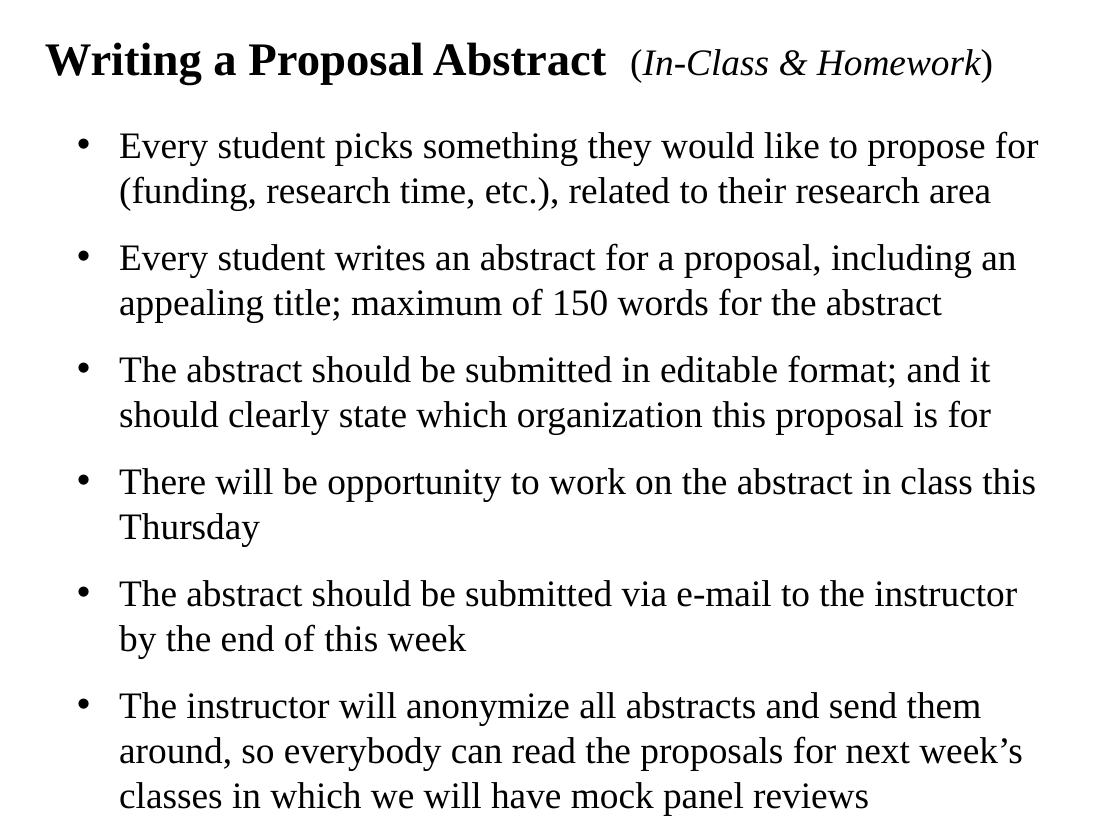
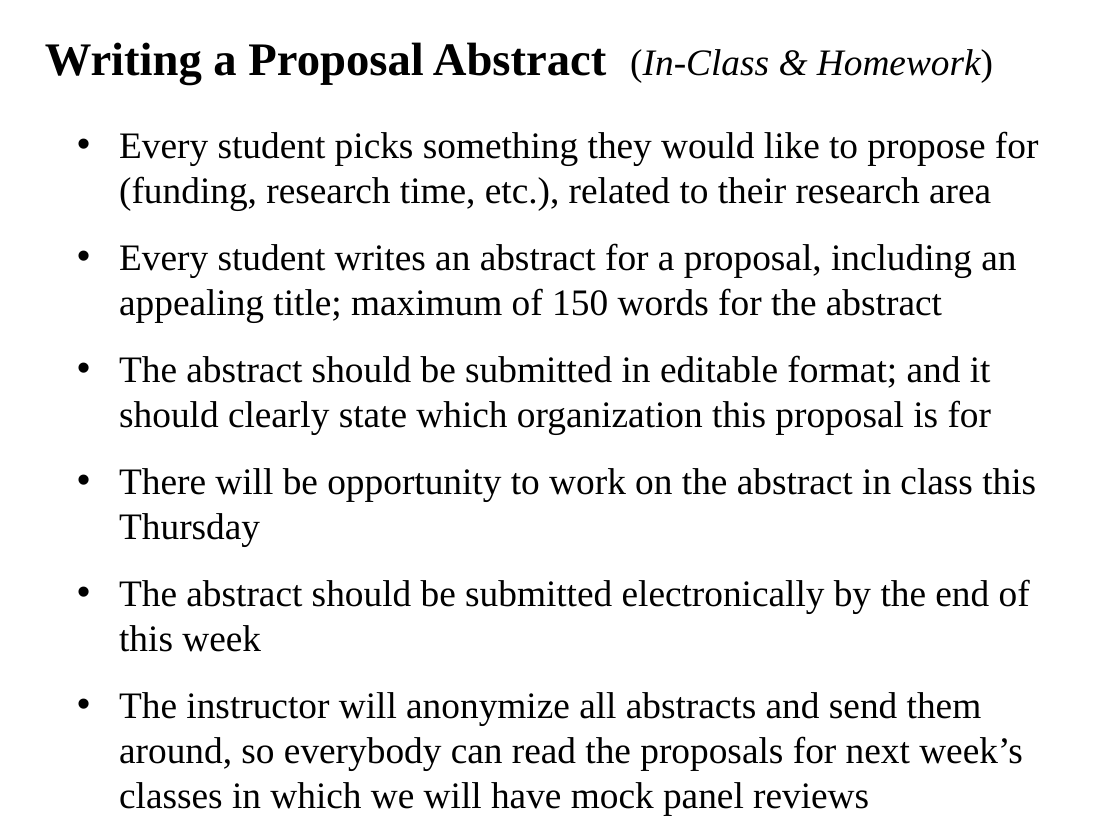
Before and after one commit to ajvanderhorst/PhysicsCapstoneGW, a slide deck: slide 5 of Topics/Slides/ClassWriting6ProposalAbstract.pptx. Drawn at 1120x840 pixels with LibreOffice and Linux fonts; fonts in the diff are those of the drawing. Boxes give left, top, right and bottom in pixels: in the first picture for what was removed or moved away, otherwise in the second. Text is boxed around its words. In the diff, an @@ line names an element or a change of style, - is before the commit and + after.

```diff
--- a/Topics/Slides/ClassWriting6ProposalAbstract.pptx
+++ b/Topics/Slides/ClassWriting6ProposalAbstract.pptx
@@ text at (x1=119, y1=579, x2=1030, y2=652): text changed @@
-• The abstract should be submitted via e-mail to the instructor by the end of this week
+• The abstract should be submitted electronically by the end of this week
```
Also in this commit, not shown: 1 other file.
